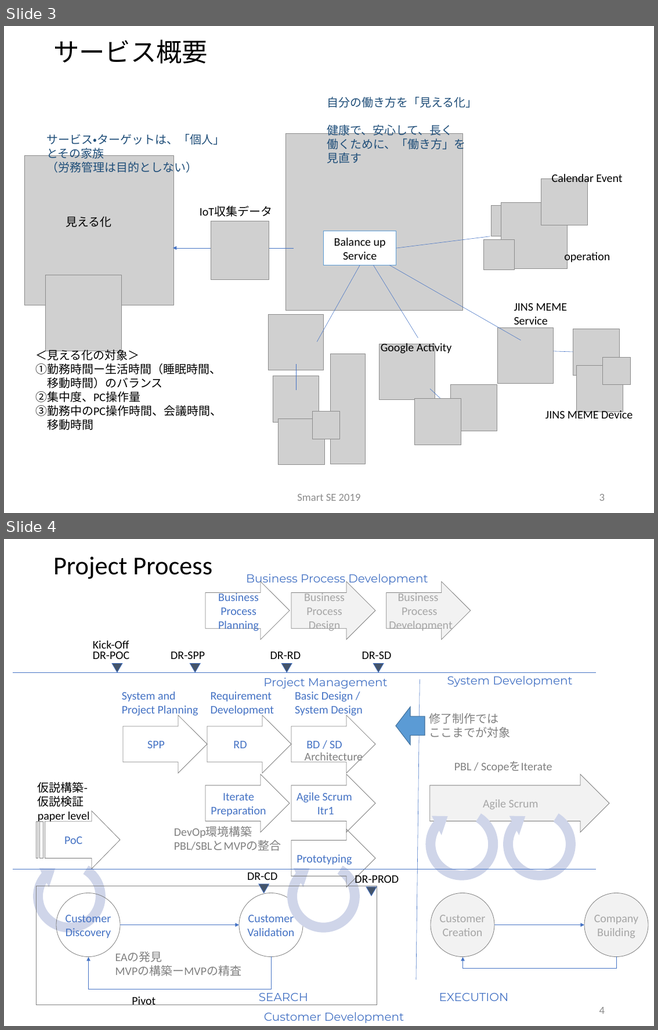
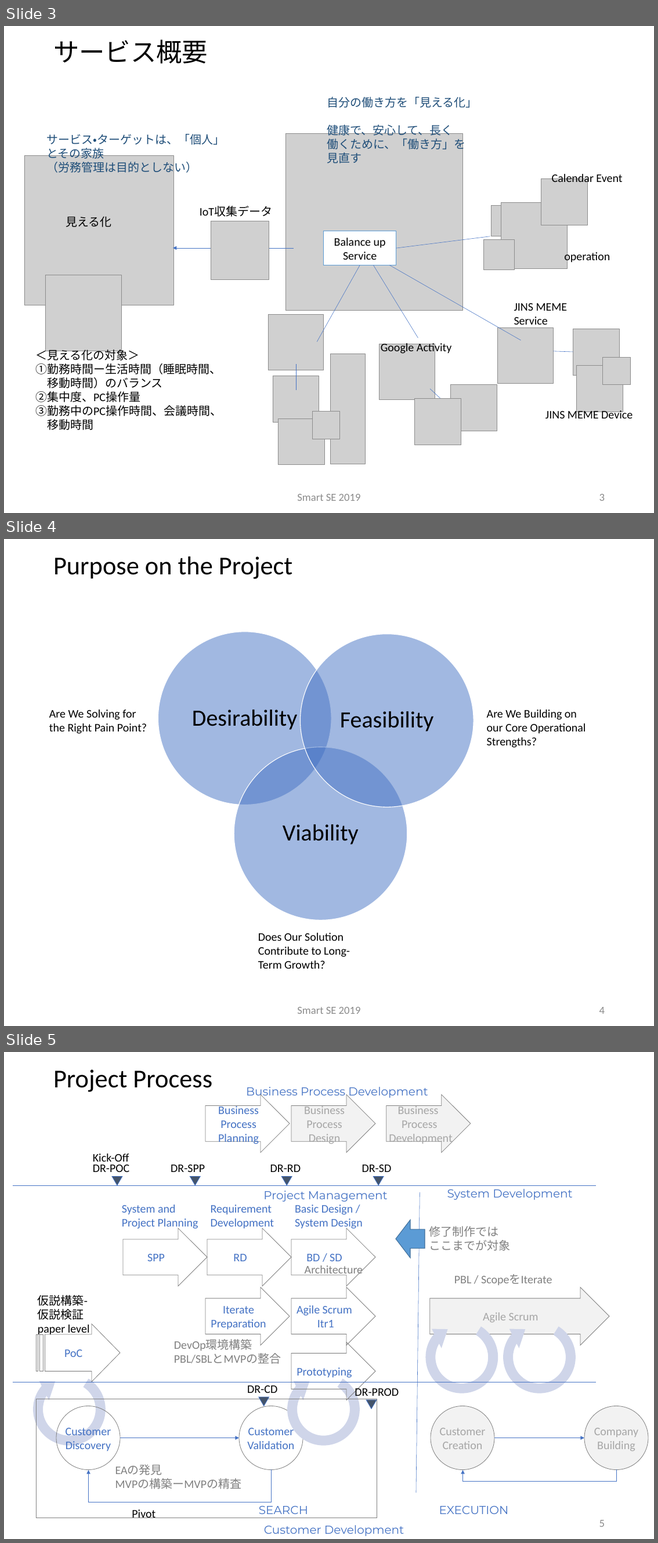
Before and after one commit to sakai-memoru/smartse19, a slide deck: _project_docs/SSE19_SPP.pptx. Shown one above the other, each under a label of ours: slides 3 and 4 before the commit, slides 3, 4 and 5 after it. The pictures are 658x1030 and 658x1543 pixels, drawn with LibreOffice and Linux fonts; fonts in the diff are those of the drawing; grey boxes stand for pictures; background and template pictures are left out. Boxes give left, top, right and bottom in pixels: in the first picture for what was removed or moved away, otherwise in the second. Text is boxed around its words. In the diff, an @@ line names an element or a change of style, - is before the commit and + after.

```diff
--- a/_project_docs/SSE19_SPP.pptx
+++ b/_project_docs/SSE19_SPP.pptx
@@ slide 4 added at box(4, 539, 654, 1026), background #FFFFFF @@
@@ title added at box(53, 556, 292, 579), 40 pt, text #000000 @@
+Purpose on the Project
@@ text added at box(49, 710, 147, 734), 18 pt, text #000000 @@
+Are We Solving for the Right Pain Point?
@@ group added at box(158, 632, 473, 920): 3 ellipses, 3 texts @@
+Desirability
+Viability
+Feasibility
@@ text added at box(487, 710, 586, 748), 18 pt, text #000000 @@
+Are We Building on our Core Operational Strengths?
@@ text added at box(258, 933, 350, 969), 18 pt, text #000000 @@
+Does Our Solution Contribute to Long-Term Growth?
@@ text added at box(297, 1007, 361, 1014), 16.8 pt, text #8C8C8C @@
+Smart SE 2019
@@ page number added at box(599, 1007, 604, 1014), 16.8 pt, text #8C8C8C @@
+4
@@ what was slide 4 is now slide 5 @@
@@ page number at box(599, 1520, 604, 1527): text changed @@
-4
+5
```
Also in this commit, not shown: 4 slides changed, 1 other slide added, 5 other files.
